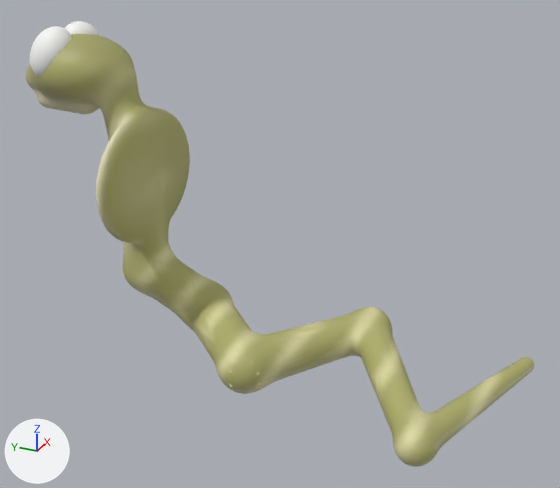
The glTF model game/art/models/king_cobra.glb: old version first, new version second.
Camera for both pictures: a 50 mm camera at (-0.93, -0.503, 0.669) aimed at (-0.016, -0.092, 0.212). Arrows for +X, +Y and +Z are at lower left; the lights stay in place. The first picture is the older version. Vertices at exactly the same position are counted once.

Before the edit, the objects in view are built like this:
```python
me_king_cobra_body = bpy.data.meshes.new('king_cobra_body')
me_king_cobra_body.from_pydata(...)  # 8918 vertices, 17824 faces; spans x -0.167..0.135, y -0.432..0.352, z -0.001..0.491
me_king_cobra_body.materials.append(mat_defaultmaterial)
ob_king_cobra_body = bpy.data.objects.new('king_cobra_body', me_king_cobra_body)
ob_king_cobra_body.location = (0.0, -0.015, 0.0)
```
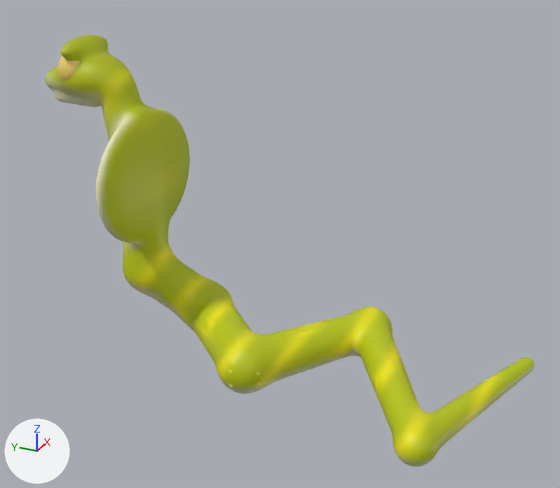
Where the change shows, as pixel boxes [x1, y1, x2, y2] in the pictures (560 x 488 px; the box of a moved part takes in the faces that stretch with it):
'king_cobra_body', reshaped: before [26, 21, 534, 467]; after [45, 35, 534, 467]
part 1 of me_king_cobra_body, moved or reshaped: before [30, 26, 71, 77]; after [58, 56, 80, 81]
part 2 of me_king_cobra_body, moved or reshaped (not visible afterwards): before [64, 21, 100, 36]
part 3 of me_king_cobra_body, moved or reshaped: before [26, 34, 534, 466]; after [45, 35, 534, 466]
part 4 of me_king_cobra_body, recoloured (beige to yellow): [98, 90, 534, 466] in both

The change, as a list of edits to the scene's bpy script:
```text
Change me_king_cobra_body:
    used by ob_king_cobra_body; location = (0.0, -0.015, 0.0)
    remove me_king_cobra_body.from_pydata(...)  # 8918 vertices, 17824 faces; spans x -0.167..0.135, y -0.432..0.352, z -0.001..0.491
    add me_king_cobra_body.from_pydata(...)  # 8918 vertices, 17824 faces; spans x -0.167..0.135, y -0.432..0.317, z -0.001..0.476
    me_king_cobra_body part 1: the loose piece of 482 vertices spanning x -0.065..-0.001, y 0.243..0.307, z 0.417..0.491 is multiplied about its middle by the matrix ((0.783, 0.011, -0.043), (0.011, 0.786, 0.037), (-0.043, 0.037, 0.711)), then moved by (0.012, -0.029, -0.019)
    me_king_cobra_body part 2: the loose piece of 482 vertices spanning x 0.001..0.065, y 0.243..0.307, z 0.417..0.491 is multiplied about its middle by the matrix ((0.783, -0.011, 0.043), (-0.011, 0.786, 0.037), (0.043, 0.037, 0.711)), then moved by (-0.012, -0.029, -0.019)
    me_king_cobra_body part 3: 38 vertices moved from x -0.03..0.05, y 0.159..0.209, z 0.136..0.418 to x -0.029..0.05, y 0.158..0.209, z 0.132..0.42; 1709 vertices removed from x -0.165..0.131, y -0.432..0.352, z 0.001..0.478; 1709 vertices added at x -0.166..0.131, y -0.432..0.317, z 0.001..0.476
    me_king_cobra_body part 4: 11277 kept faces spanning x -0.167..0.135, y -0.432..0.209, z -0.001..0.42 get new vertex colours
```
